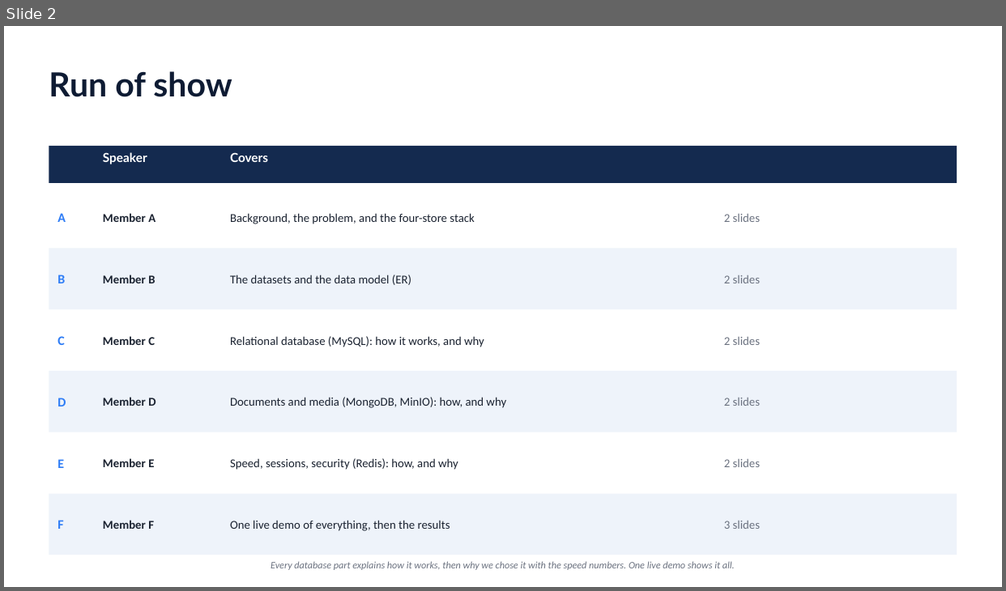
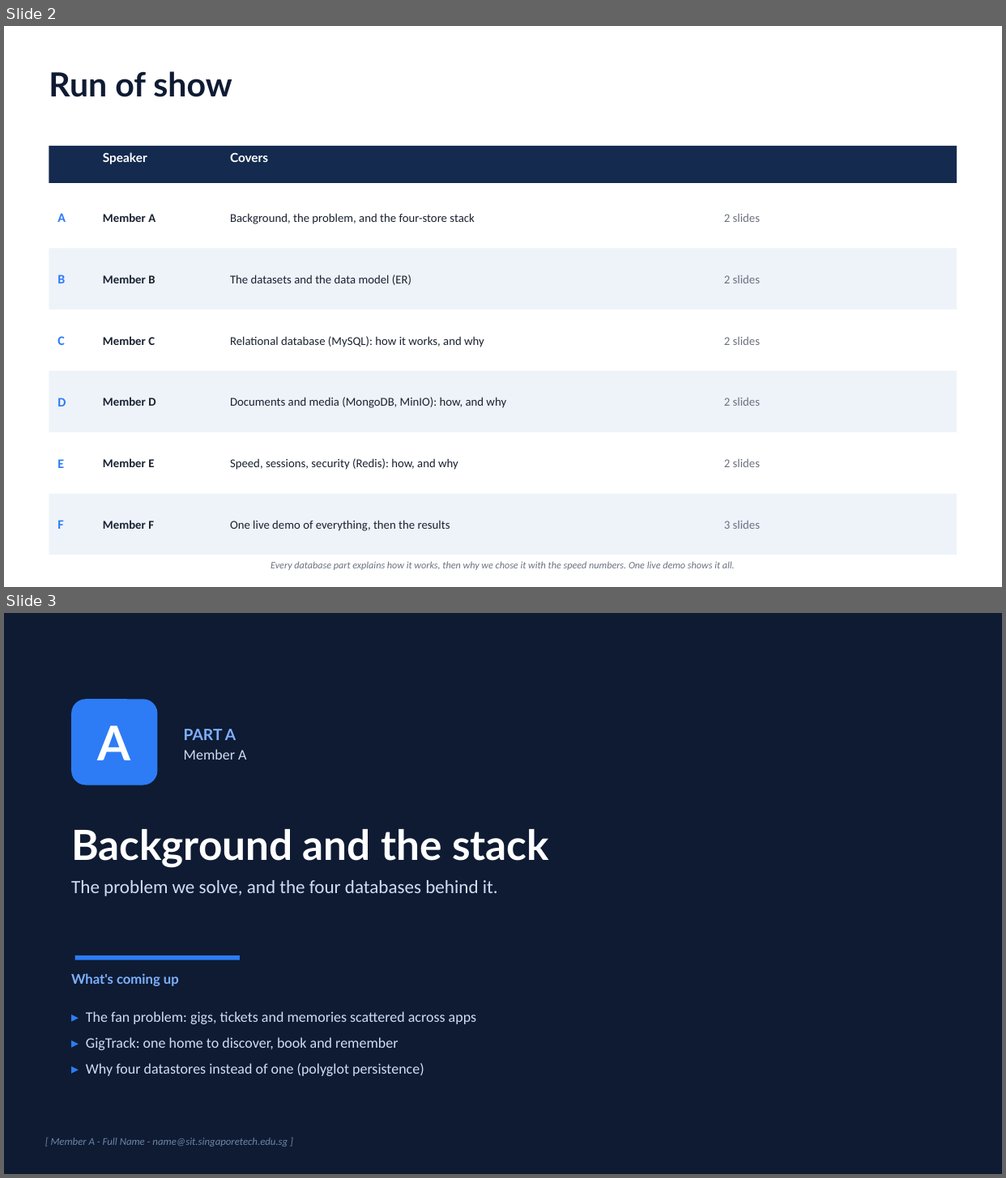
Before and after one commit to cthyuiii/GigTrack, a slide deck: GXX_Slides.pptx. Shown one above the other, each under a label of ours: slide 2 before the commit, slides 2 and 3 after it. The pictures are 1006x591 and 1006x1178 pixels, drawn with LibreOffice and Linux fonts; fonts in the diff are those of the drawing. Boxes give left, top, right and bottom in pixels: in the first picture for what was removed or moved away, otherwise in the second. Text is boxed around its words. In the diff, an @@ line names an element or a change of style, - is before the commit and + after.

```diff
--- a/GXX_Slides.pptx
+++ b/GXX_Slides.pptx
@@ slide 3 added at box(4, 613, 1002, 1174), background #FFFFFF @@
@@ rectangle added at box(4, 613, 1002, 1174), fill #0E1B33 @@
@@ rounded rectangle added at box(71, 699, 157, 786), fill #2D7CF6, 46 pt, text #FFFFFF, bold @@
+A
@@ text added at box(184, 729, 246, 760), 14 pt, text #CFDDF2 @@
+PART A
+Member A
@@ text added at box(71, 829, 549, 897), 18 pt, text #CFDDF2 @@
+Background and the stack
+The problem we solve, and the four databases behind it.
@@ text added at box(71, 973, 179, 986), 13 pt, text #7EB0FF, bold @@
+What's coming up
@@ rectangle added at box(75, 956, 240, 960), fill #2D7CF6 @@
@@ text added at box(86, 1012, 476, 1076), 14 pt, text #CFDDF2 @@
+▸ The fan problem: gigs, tickets and memories scattered across apps
+▸ GigTrack: one home to discover, book and remember
+▸ Why four datastores instead of one (polyglot persistence)
@@ text added at box(51, 1138, 288, 1147), 10 pt, text #6E84A6, italic @@
+[ Member A - Full Name - name@sit.singaporetech.edu.sg ]
```
Also in this commit, not shown: 4 slides changed, 8 other slides added, 1 slide removed, 18 other files.
